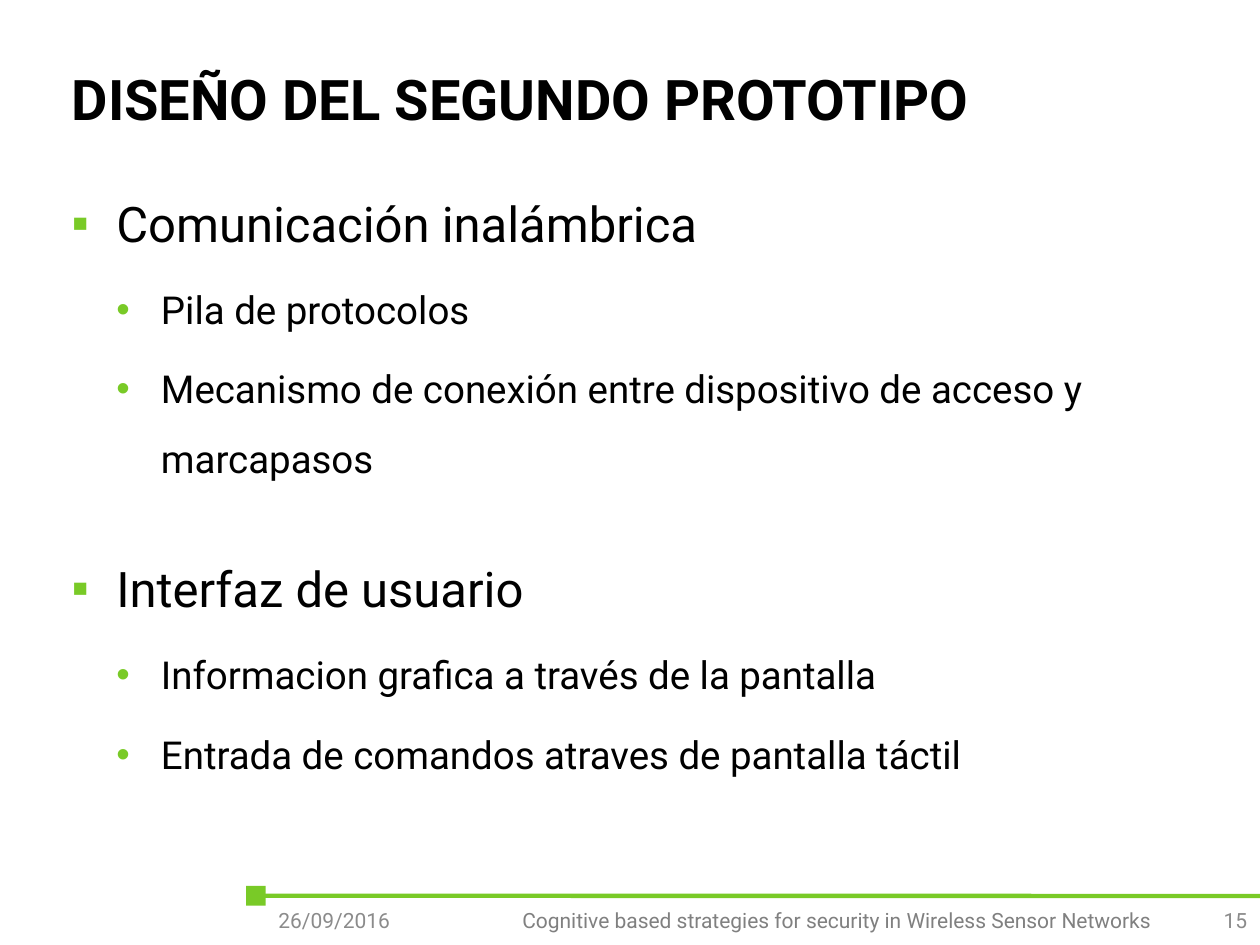
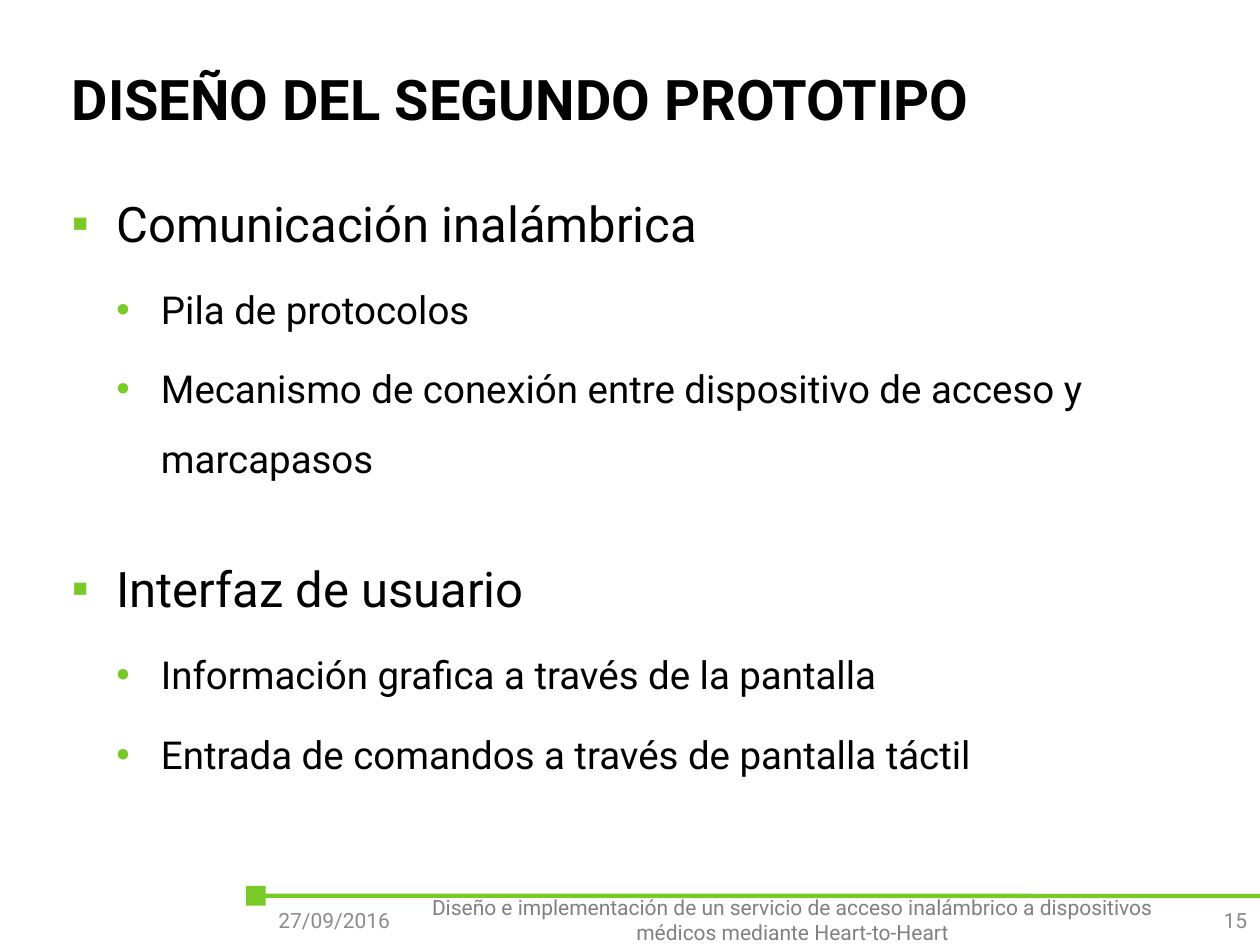
Before and after one commit to outsidersdelaelectronica/tiic-2015, a slide deck: slide 15 of doc/Tomas/presentacion/Diseño e implementación de un servicio de acceso inalámbrico a dispositivos médicos mediante Heart-to-Heart.pptx. Drawn at 1260x945 pixels with LibreOffice and Linux fonts; fonts in the diff are those of the drawing; background and template pictures are left out. Boxes give left, top, right and bottom in pixels: in the first picture for what was removed or moved away, otherwise in the second. Text is boxed around its words. In the diff, an @@ line names an element or a change of style, - is before the commit and + after.

```diff
--- a/doc/Tomas/presentacion/Diseño e implementación de un servicio de acceso inalámbrico a dispositivos médicos mediante Heart-to-Heart.pptx
+++ b/doc/Tomas/presentacion/Diseño e implementación de un servicio de acceso inalámbrico a dispositivos médicos mediante Heart-to-Heart.pptx
@@ text at [161,659,971,777]: text changed @@
-  • Informacion grafica a través de la pantalla
-  • Entrada de comandos atraves de pantalla táctil
+  • Información grafica a través de la pantalla
+  • Entrada de comandos a través de pantalla táctil
@@ text at [432,896,1152,940]: text changed @@
-Cognitive based strategies for security in Wireless Sensor Networks
+Diseño e implementación de un servicio de acceso inalámbrico a dispositivos médicos mediante Heart-to-Heart
@@ text at [278,913,390,929]: text changed @@
-26/09/2016
+27/09/2016
```
Also in this commit, not shown: 23 other slides changed, 1 slide removed.
